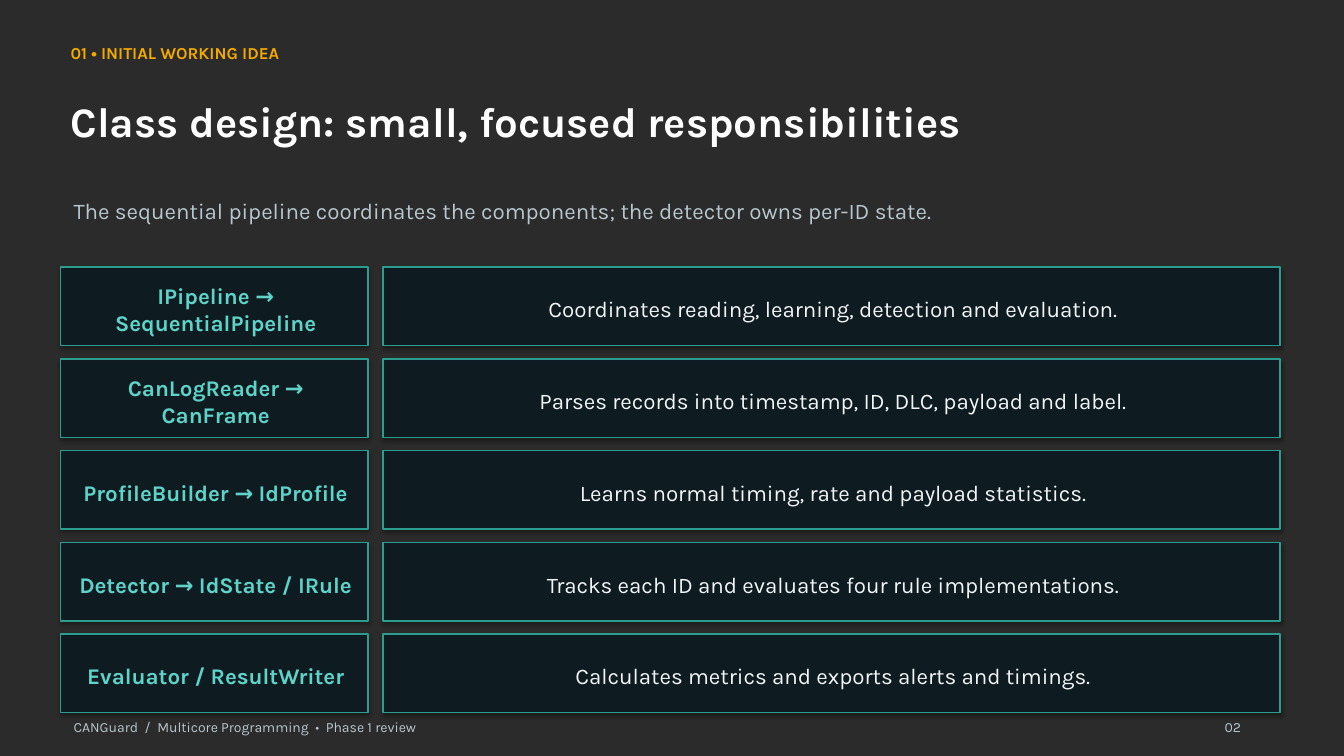
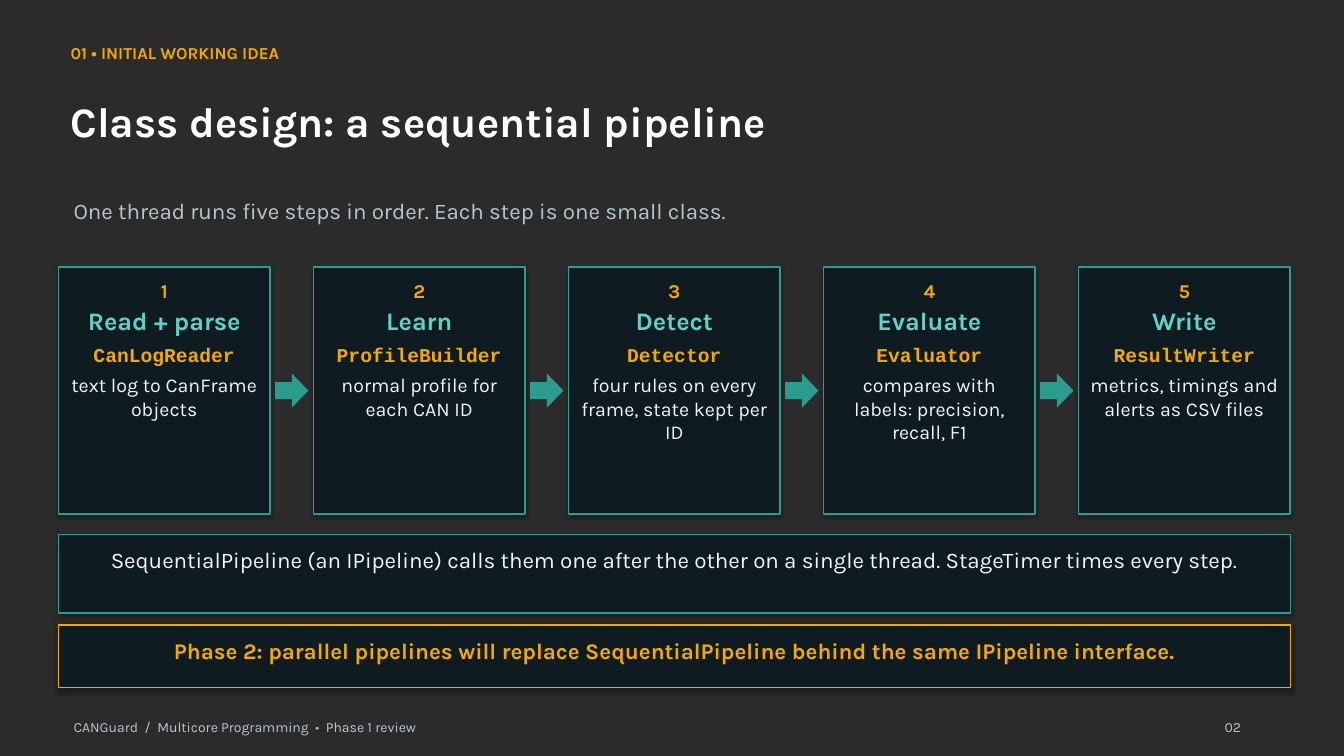
Before and after one commit to TaniaGirish12/CANGuard, a slide deck: slide 2 of docs/MCP_Presentation_vehicle.pptx. Drawn at 1344x756 pixels with LibreOffice and Linux fonts; fonts in the diff are those of the drawing; background and template pictures are left out; a plain dark background stands for a picture behind light text. Boxes give left, top, right and bottom in pixels: in the first picture for what was removed or moved away, otherwise in the second. Text is boxed around its words. In the diff, an @@ line names an element or a change of style, - is before the commit and + after.

```diff
--- a/docs/MCP_Presentation_vehicle.pptx
+++ b/docs/MCP_Presentation_vehicle.pptx
@@ text at (71,107,766,148): text changed @@
-Class design: small, focused responsibilities
+Class design: a sequential pipeline
@@ text at (74,203,725,225): text changed @@
-The sequential pipeline coordinates the components; the detector owns per-ID state.
+One thread runs five steps in order. Each step is one small class.
@@ rectangle "1": place and size @@
-rectangle "1" at (60,267,368,346)
+rectangle "1" at (58,267,270,514)
@@ rectangle "1" at (58,267,270,514): vertical alignment middle to top @@
@@ rectangle added at (314,267,525,514), fill #0E1B22 at 94% opacity, outline #2A9D8F 1 pt, 14 pt, text #F1F5F7 @@
+2
+Learn
+ProfileBuilder
+normal profile for each CAN ID
@@ rectangle removed at (383,267,1280,346) @@
-Coordinates reading, learning, detection and evaluation.
@@ rectangle added at (569,267,780,514), fill #0E1B22 at 94% opacity, outline #2A9D8F 1 pt, 14 pt, text #F1F5F7 @@
+3
+Detect
+Detector
+four rules on every frame, state kept per ID
@@ rectangle added at (824,267,1035,514), fill #0E1B22 at 94% opacity, outline #2A9D8F 1 pt, 14 pt, text #F1F5F7 @@
+4
+Evaluate
+Evaluator
+compares with labels: precision, recall, F1
@@ rectangle added at (1079,267,1291,514), fill #0E1B22 at 94% opacity, outline #2A9D8F 1 pt, 14 pt, text #F1F5F7 @@
+5
+Write
+ResultWriter
+metrics, timings and alerts as CSV files
@@ text in rectangle at (71,285,257,421): text changed; size 16 to 14 pt; text colour #5FD3C8 to #F1F5F7; bold off @@
-IPipeline → SequentialPipeline
+1
+Read + parse
+CanLogReader
+text log to CanFrame objects
@@ rectangle removed at (60,359,368,438) @@
-CanLogReader → CanFrame
@@ rectangle removed at (383,359,1280,438) @@
-Parses records into timestamp, ID, DLC, payload and label.
@@ right arrow added at (275,374,309,408), fill #2A9D8F @@
@@ right arrow added at (530,374,564,408), fill #2A9D8F @@
@@ right arrow added at (785,374,819,408), fill #2A9D8F @@
@@ right arrow added at (1041,374,1074,408), fill #2A9D8F @@
@@ rectangle removed at (60,451,368,529) @@
-ProfileBuilder → IdProfile
@@ rectangle removed at (383,451,1280,529) @@
-Learns normal timing, rate and payload statistics.
@@ rectangle added at (58,534,1291,613), fill #0E1B22 at 94% opacity, outline #2A9D8F 1 pt, 16 pt, text #F1F5F7 @@
+SequentialPipeline (an IPipeline) calls them one after the other on a single thread. StageTimer times every step.
@@ rectangle removed at (60,542,368,621) @@
-Detector → IdState / IRule
@@ rectangle removed at (383,542,1280,621) @@
-Tracks each ID and evaluates four rule implementations.
@@ rectangle added at (58,625,1291,688), fill #0E1B22 at 94% opacity, outline #F2A900 1 pt, 16 pt, text #F2A900, bold @@
+Phase 2: parallel pipelines will replace SequentialPipeline behind the same IPipeline interface.
@@ rectangle removed at (60,634,368,713) @@
-Evaluator / ResultWriter
@@ rectangle removed at (383,634,1280,713) @@
-Calculates metrics and exports alerts and timings.
```
Also in this commit, not shown: 1 other slide changed, 1 slide removed.
